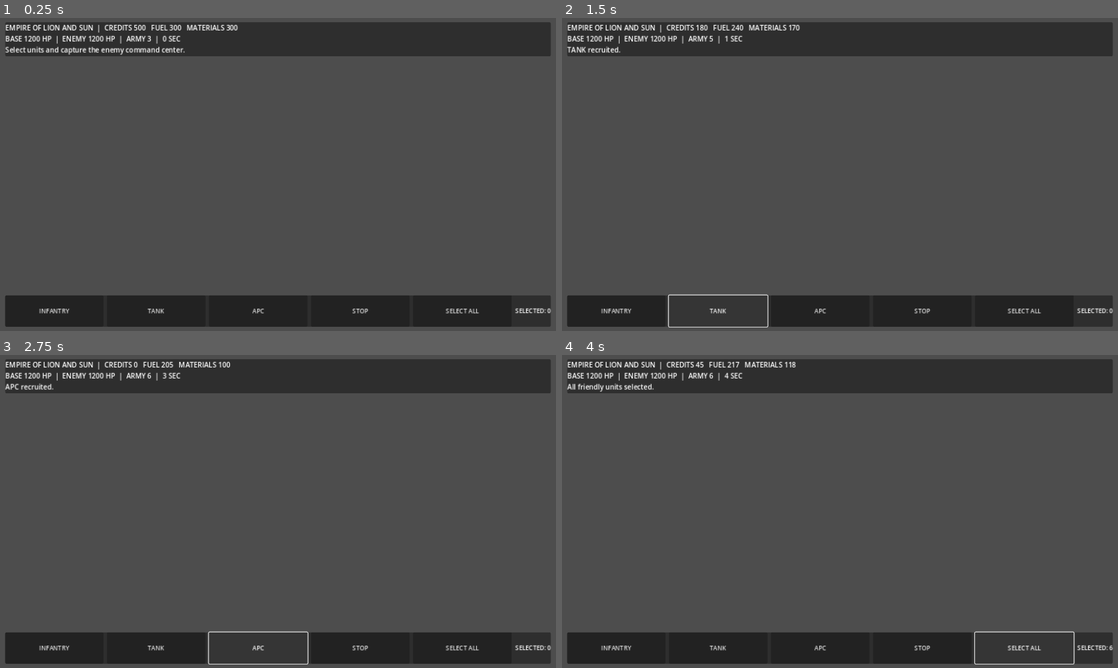
Above: before the commit, frames 1-4 (two rows, left to right).
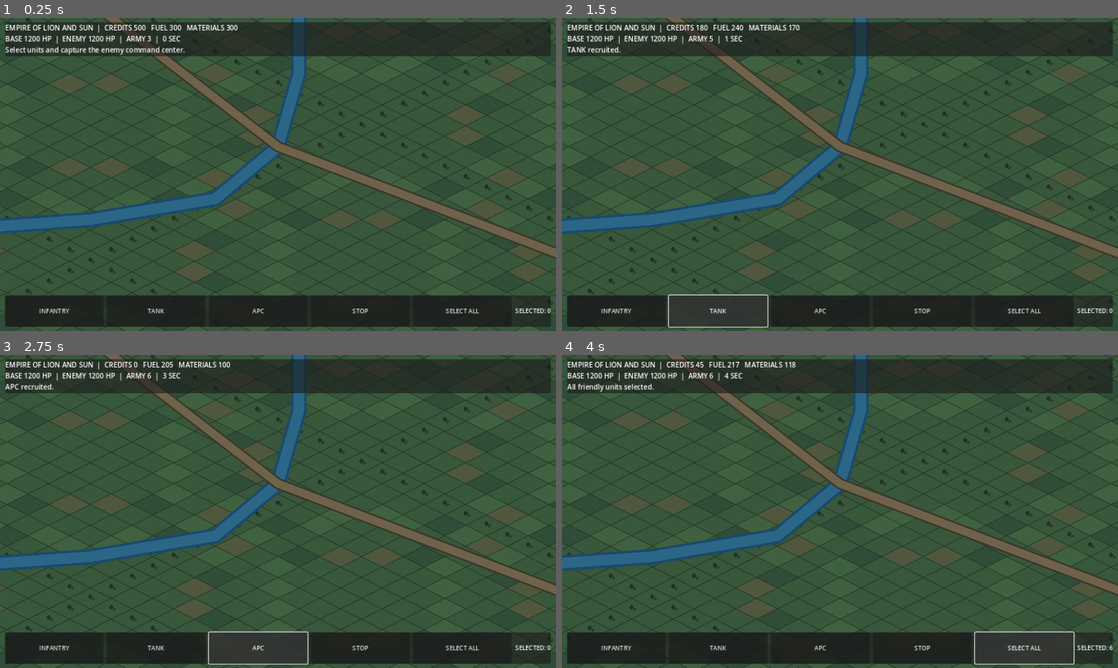
Above: after the commit, the same moments.

Repository: itsalirezajr-design/Empire-of-Lion-and-Sun
Game: Godot game, scene res://scenes/Main.tscn
Same seed, same stepped clock (60 frames per second), same inputs: the game is played once before the commit and once after it.
Inputs:
- Up to frame 1 (0.25 s): no input
- Up to frame 2 (1.5 s): click "INFANTRY" at 0.5 s; click "TANK" at 1.25 s
- Up to frame 3 (2.75 s): click "APC" at 2 s
- Up to frame 4 (4 s): click "STOP" at 2.75 s; click "SELECT ALL" at 3.5 s

The runs differ from the first frame. In frame 1, 20% of the frame differs, in the area x 0-100%, y 0-100%; in frame 2, 20%; in frame 3, 20%; in frame 4, 20%.

Commit message:
Add dedicated static terrain scene layer

Diff:
--- a/scenes/Main.tscn
+++ b/scenes/Main.tscn
@@ -1,9 +1,14 @@
-[gd_scene load_steps=2 format=3]
+[gd_scene load_steps=3 format=3]
 
 [ext_resource type="Script" path="res://scripts/main.gd" id="1_main"]
+[ext_resource type="Script" path="res://scripts/terrain.gd" id="2_terrain"]
 
 [node name="Main" type="Node2D"]
 script = ExtResource("1_main")
+
+[node name="Terrain" type="Node2D" parent="."]
+script = ExtResource("2_terrain")
+z_index = -1
 
 [node name="Camera2D" type="Camera2D" parent="."]
 position = Vector2(640, 360)
